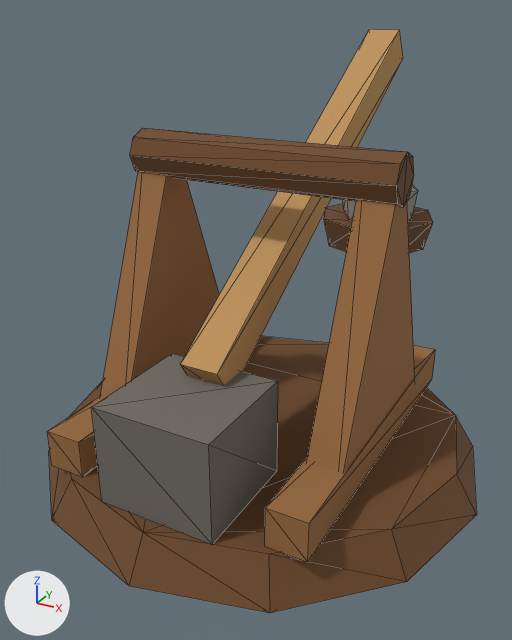
An edit to the glTF model game/assets/bauten/turm_katapult_kopf.gltf, drawn before and after from the same camera.
The view is the same before and after, from a camera (50 mm lens) standing at (1.61, -2.99, 2.28) and looking at (-0.16, 0.22, 0.67). Arrows for +X, +Y and +Z are at lower left; the lights stay in place. The first picture is the older version. Mesh edges are drawn as thin lines. Vertices at exactly the same position are counted once.

Objects in the first picture: 'Kopf_katapult'.
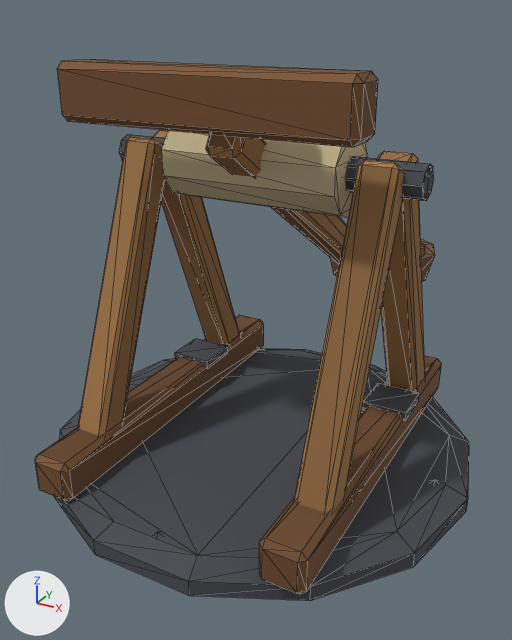
Where the change shows, as pixel boxes (x1, y1, x2, y2) in the pictures (512 x 640 px):
'Kopf_katapult', reshaped (7% shorter): before (47, 29, 477, 613); after (35, 59, 469, 601)
part 1 of me_kopf_katapult, added: after (119, 134, 434, 201)
part 2 of me_kopf_katapult, added (brown): after (161, 130, 367, 217)
part 3 of me_kopf_katapult, added: after (175, 339, 228, 369)
part 4 of me_kopf_katapult, added: after (363, 383, 420, 421)
part 5 of me_kopf_katapult, rebuilt (9% shorter): before (49, 336, 477, 613); after (54, 348, 469, 601)
part 6 of me_kopf_katapult, rebuilt: before (180, 29, 403, 385); after (206, 134, 347, 265)
part 7 of me_kopf_katapult, rebuilt (6% wider, 10% taller): before (265, 345, 436, 562); after (259, 355, 441, 594)
part 8 of me_kopf_katapult, rebuilt: before (47, 396, 104, 477); after (35, 315, 264, 501)
part 9 of me_kopf_katapult, rebuilt: before (100, 171, 219, 398); after (153, 130, 240, 344)
part 10 of me_kopf_katapult, rebuilt: before (307, 199, 415, 473); after (377, 151, 425, 390)
part 11 of me_kopf_katapult, deleted: before (92, 353, 278, 544)
part 12 of me_kopf_katapult, built on: before (130, 128, 433, 253); after (57, 59, 437, 535)

The change, as a list of edits to the scene's bpy script:
```text
Add mat_vorkommen:
    mat_vorkommen = bpy.data.materials.new('Vorkommen')
    mat_vorkommen.use_nodes = True; mat_vorkommen.node_tree.nodes.clear()
    _N = mat_vorkommen.node_tree.nodes; _L = mat_vorkommen.node_tree.links
    n0 = _N.new('ShaderNodeBsdfPrincipled'); n0.name = 'Principled BSDF'
    n0.inputs[2].default_value = 0.85  # 'Roughness'
    n1 = _N.new('ShaderNodeOutputMaterial'); n1.name = 'Material Output'
    n2 = _N.new('ShaderNodeVertexColor'); n2.name = 'Color Attribute'
    _L.new(n0.outputs[0], n1.inputs[0])  # 'BSDF' to 'Surface'
    _L.new(n2.outputs[0], n0.inputs[0])  # 'Color' to 'Base Color'
Change me_kopf_katapult:
    used by ob_kopf_katapult; location = (0.0, 0.0, 0.0)
    remove me_kopf_katapult.from_pydata(...)  # 116 vertices, 192 faces; spans x -1.2..1.2, y -1.2..2.1, z 0.0..2.16
    remove me_kopf_katapult.materials.append(mat_burg)
    add me_kopf_katapult.from_pydata(...)  # 425 vertices, 754 faces; spans x -1.15..1.15, y -1.12..2.23, z 0.0..2.08
    me_kopf_katapult part 1: a new loose piece, an 8-sided cylinder along x spanning x -0.8..0.8, y -0.08..0.08, z 1.52..1.68, in mat_vorkommen
    me_kopf_katapult part 2: a new loose piece, a 10-sided cylinder along x spanning x -0.45..0.45, y -0.19..0.19, z 1.4..1.8, in mat_vorkommen
    me_kopf_katapult part 3: a new loose piece, a box spanning x -0.74..-0.5, y 0.23..0.47, z 0.275..0.325, in mat_vorkommen
    me_kopf_katapult part 4: a new loose piece, a box spanning x 0.5..0.74, y 0.23..0.47, z 0.275..0.325, in mat_vorkommen
    me_kopf_katapult part 5: the loose piece of 24 vertices spanning x -1.2..1.2, y -1.2..1.2, z 0.0..0.2 is rebuilt with 42 vertices and now spans x -1.15..1.15, y -1.12..1.12, z 0.0..0.12, in mat_vorkommen
    me_kopf_katapult part 6: the loose piece of 8 vertices spanning x -0.1..0.1, y -0.61..1.7, z 0.61..2.16 is rebuilt with 24 vertices and now spans x -0.09..0.09, y -0.38..1.88, z 0.35..1.85, in mat_vorkommen
    me_kopf_katapult part 7: the loose piece of 8 vertices spanning x 0.5..0.7, y -0.9..0.9, z 0.2..0.4 is rebuilt with 24 vertices and now spans x 0.51..0.73, y -1.0..1.0, z 0.09..0.31, in mat_vorkommen
    me_kopf_katapult part 8: the loose piece of 8 vertices spanning x -0.7..-0.5, y -0.9..0.9, z 0.2..0.4 is rebuilt with 24 vertices and now spans x -0.73..-0.51, y -1.0..1.0, z 0.09..0.31, in mat_vorkommen
    me_kopf_katapult part 9: the loose piece of 6 vertices spanning x -0.69..-0.51, y -0.6..0.6, z 0.2..1.7 is rebuilt with 24 vertices and now spans x -0.71..-0.53, y -0.01..0.71, z 0.21..1.69, in mat_vorkommen
    me_kopf_katapult part 10: the loose piece of 6 vertices spanning x 0.51..0.69, y -0.6..0.6, z 0.2..1.7 is rebuilt with 24 vertices and now spans x 0.53..0.71, y -0.01..0.71, z 0.21..1.69, in mat_vorkommen
    me_kopf_katapult part 11: the loose piece of 8 vertices spanning x -0.3..0.3, y -1.0..-0.4, z 0.2..0.7 is deleted
    me_kopf_katapult part 12: 48 vertices removed from x -0.7..0.7, y -0.12..2.1, z 0.7..1.72; 211 vertices added at x -1.01..1.02, y -1.02..2.23, z 0.08..2.08
    add me_kopf_katapult.materials.append(mat_vorkommen)
```
